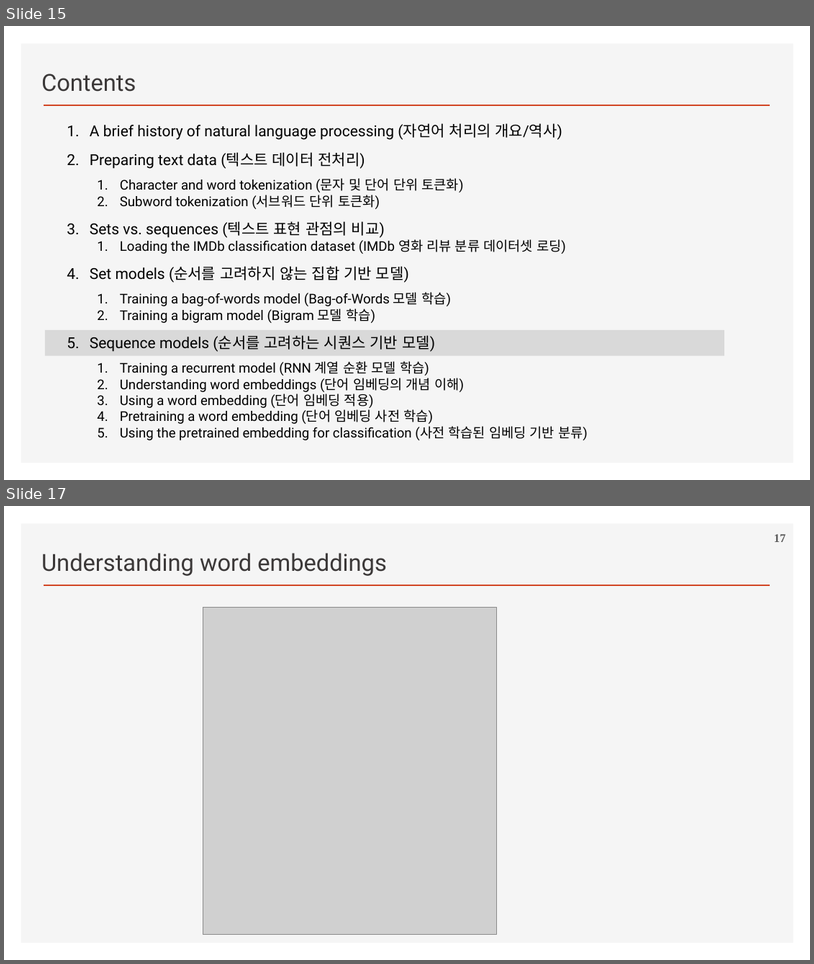
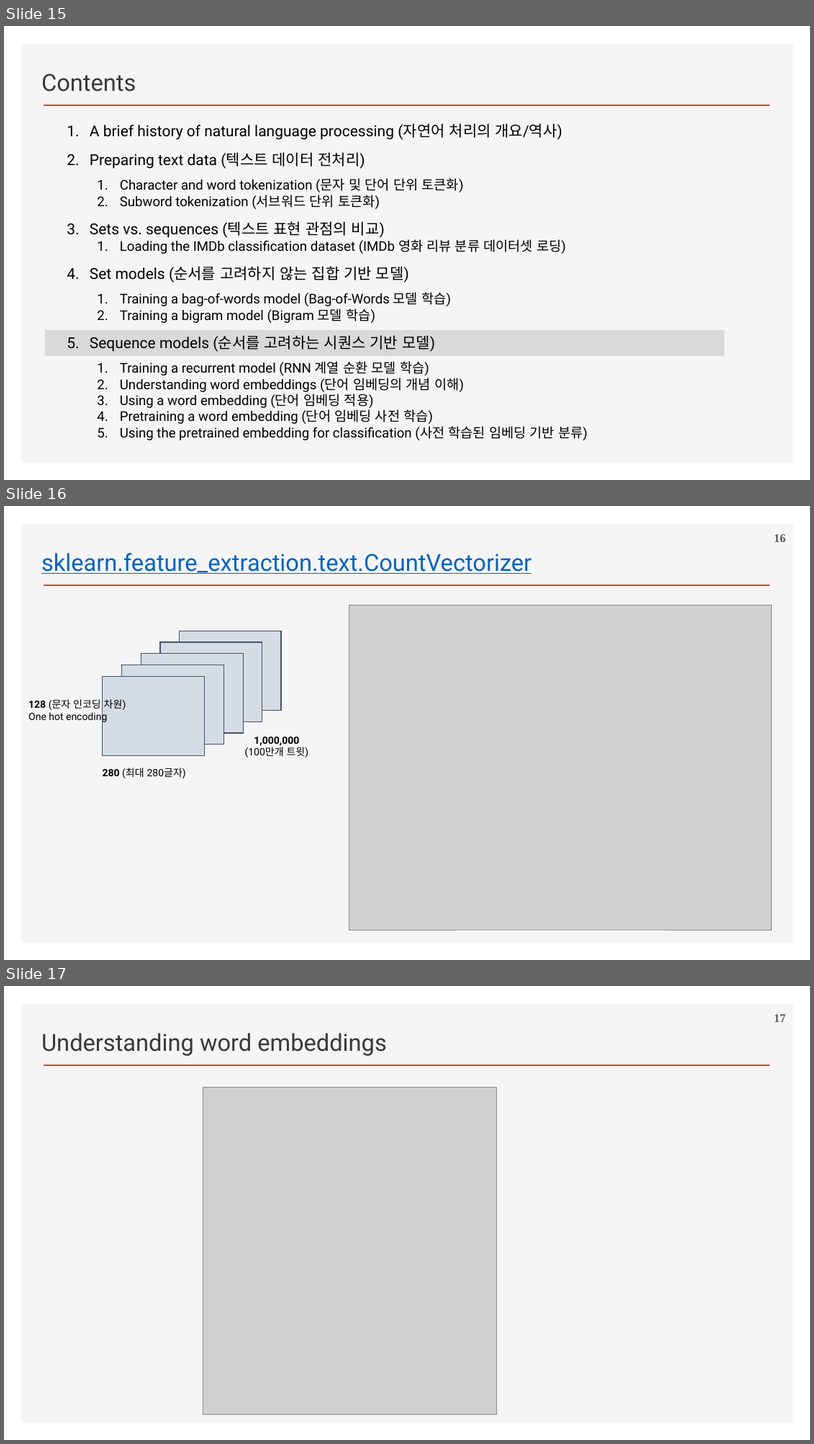
Before and after one commit to ancestor9/2026_Fall_Deep-Learning-with-Python, a slide deck: Chapter 14 Text classification.pptx. Shown one above the other, each under a label of ours: slides 15 and 17 before the commit, slides 15, 16 and 17 after it; the slides between them are not shown. The pictures are 814x964 and 814x1444 pixels, drawn with LibreOffice and Linux fonts; fonts in the diff are those of the drawing; grey boxes stand for pictures; background and template pictures are left out. Boxes give left, top, right and bottom in pixels: in the first picture for what was removed or moved away, otherwise in the second. Text is boxed around its words. In the diff, an @@ line names an element or a change of style, - is before the commit and + after.

```diff
--- a/Chapter 14 Text classification.pptx
+++ b/Chapter 14 Text classification.pptx
@@ slide 16 added at (4, 506, 810, 960), background #FFFFFF; not listed: 2 template elements that a slide beside it also shows @@
@@ page number added at (774, 534, 786, 542), 14 pt, text #595959, bold @@
+16
@@ text added at (41, 553, 532, 574), 28 pt, text #0563C1, underline @@
+sklearn.feature_extraction.text.CountVectorizer
@@ picture added at (350, 605, 772, 929) @@
@@ rectangle added at (180, 631, 282, 710), fill #D6DCE5, outline #44546A 1 pt @@
@@ rectangle added at (142, 654, 244, 733), fill #D6DCE5, outline #44546A 1 pt @@
@@ rectangle added at (160, 642, 262, 721), fill #D6DCE5, outline #44546A 1 pt @@
@@ rectangle added at (103, 676, 205, 755), fill #D6DCE5, outline #44546A 1 pt @@
@@ rectangle added at (122, 664, 224, 744), fill #D6DCE5, outline #44546A 1 pt @@
@@ text added at (28, 699, 126, 723), 12 pt, text #000000 @@
+128 (문자 인코딩 차원)
+One hot encoding
@@ text added at (245, 736, 309, 757), 12 pt, text #000000, bold @@
+1,000,000
+(100만개 트윗)
@@ text added at (103, 767, 186, 778), 12 pt, text #000000 @@
+280 (최대 280글자)
```
Also in this commit, not shown: 6 slides changed, 4 slides removed.
